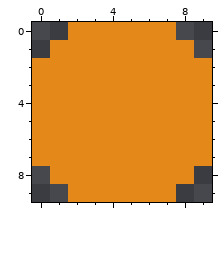
A pixel-art file gets an edit: data/sprites/snake.aseprite. The picture above is the old version.
10x10 pixels, 1 frame.
Once edited:
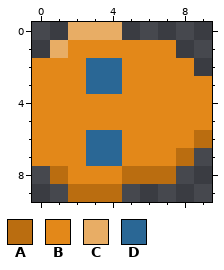
Palette (. is transparent): A #ba6d10  B #e38819  C #e8ad65  D #2a6795
Change:
layer "Tail" now hidden
layer "Right" now shown
@@ x 0..9 @@
- 0 ..BBBBBB..
- 1 .BBBBBBBB.
- 2 BBBBBBBBBB
- 3 BBBBBBBBBB
+ 0 ..CCC.....
+ 1 .CBBBBBB..
+ 2 BBBDDBBBB.
+ 3 BBBDDBBBBB
  4 BBBBBBBBBB
  5 BBBBBBBBBB
- 6 BBBBBBBBBB
- 7 BBBBBBBBBB
- 8 .BBBBBBBB.
- 9 ..BBBBBB..
+ 6 BBBDDBBBBA
+ 7 BBBDDBBBA.
+ 8 .ABBBAAA..
+ 9 ..AAA.....
Where, in picture pixels (left, top, right, bottom), the same in both pictures:
changed: (50, 22, 212, 202)
